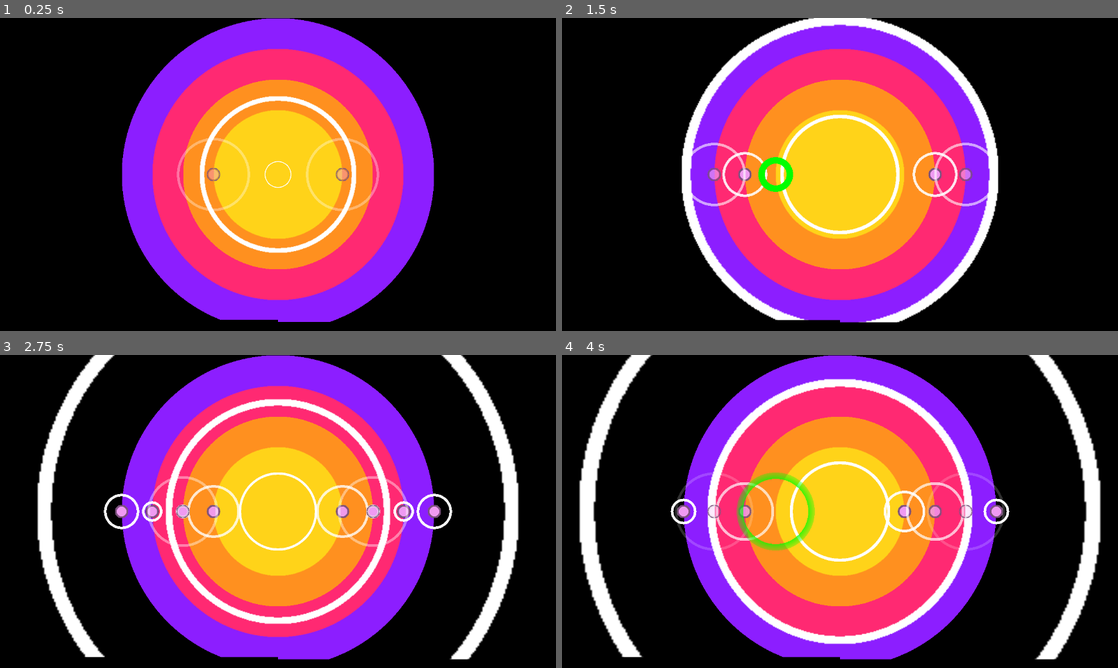
Above: before the commit, frames 1-4 (two rows, left to right).
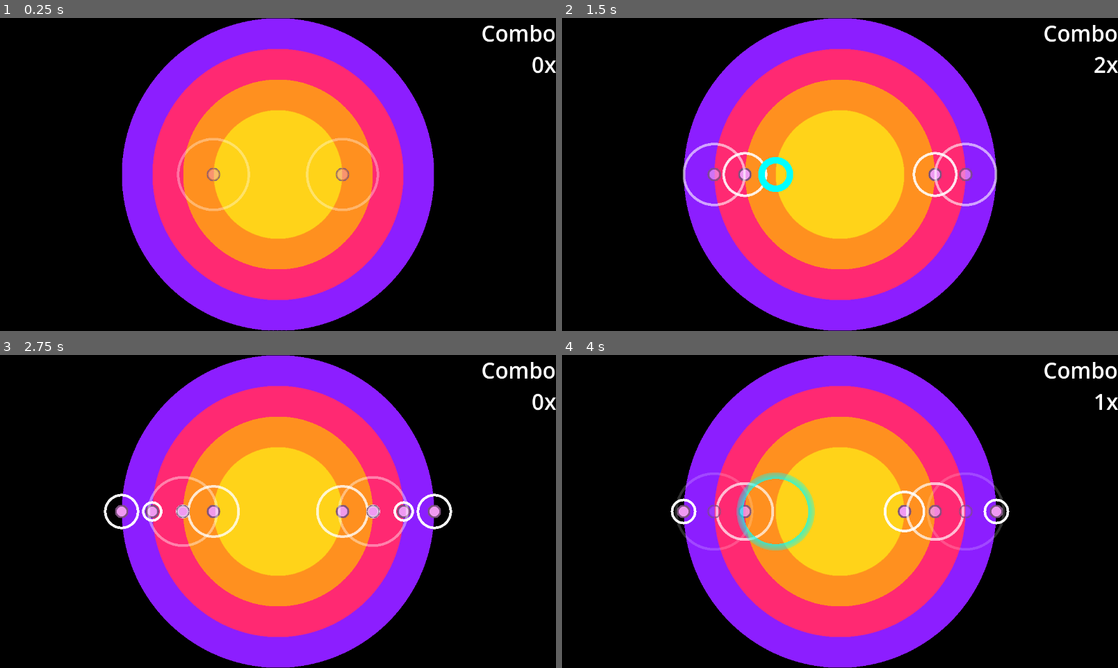
Above: after the commit, the same moments.

Repository: wispykey/epicenter
Game: Godot game, scene res://Main.tscn
Same seed, same stepped clock (60 frames per second), same inputs: the game is played once before the commit and once after it. Sound files missing from this copy of the repository are replaced by a short silence.
Inputs:
- Up to frame 1 (0.25 s): no input
- Up to frame 2 (1.5 s): hold J (hit_ring1_right) 0.53-1.28 s; hold F (hit_ring1_left) from 1.28 s (still down)
- Up to frame 3 (2.75 s): release F (hit_ring1_left) at 2.03 s; hold J (hit_ring1_right) from 2.03 s (still down)
- Up to frame 4 (4 s): tap Enter at 3.5 s; release J (hit_ring1_right) at 3.53 s; hold F (hit_ring1_left) from 3.53 s (still down)

The runs differ from the first frame. In frame 1, 2.4% of the frame differs, in the area x 35-100%, y 2-100%; in frame 2, 7.2%; in frame 3, 10%; in frame 4, 13%, in the area x 3-100%, y 0-100%.

Commit message:
Basic combo tracking; scale radar blip with combo

Diff:
--- a/Circles/beat_marker.gd
+++ b/Circles/beat_marker.gd
@@ -21,6 +21,7 @@
 
 
 func _on_timer_timeout():
+	Conductor.emit_beat_marker_missed()
 	queue_free()
 
 func update_shader_parameters(t: float):
--- a/Conductor/rhythm_notifier_extended.gd
+++ b/Conductor/rhythm_notifier_extended.gd
@@ -1,5 +1,8 @@
 @tool
 extends RhythmNotifier
+
+
+signal beat_marker_missed
 
 func play():
 	$AudioStreamPlayer.play()
@@ -39,3 +42,7 @@
 
 func get_audio_stream():
 	return $AudioStreamPlayer
+
+
+func emit_beat_marker_missed():
+	beat_marker_missed.emit()
--- a/Main.tscn
+++ b/Main.tscn
@@ -94,9 +94,11 @@
 position = Vector2(640, 360)
 texture = SubResource("GradientTexture2D_3dxm6")
 
-[node name="InnerBeatIndicators" type="Node" parent="."]
-
-[node name="OuterBeatIndicators" type="Node" parent="."]
+[node name="InnerBeatIndicators" type="Node2D" parent="."]
+visible = false
+
+[node name="OuterBeatIndicators" type="Node2D" parent="."]
+visible = false
 
 [node name="PlayerController" parent="." instance=ExtResource("4_cm0pq")]
 
@@ -211,3 +213,13 @@
 anchor_bottom = 1.0
 grow_vertical = 0
 script = ExtResource("3_r0du0")
+
+[node name="ComboLabel" type="Label" parent="."]
+anchors_preset = 1
+anchor_left = 1.0
+anchor_right = 1.0
+offset_left = -40.0
+offset_bottom = 69.0
+grow_horizontal = 0
+theme_override_font_sizes/font_size = 50
+horizontal_alignment = 2
--- a/main.gd
+++ b/main.gd
@@ -15,8 +15,8 @@
 # Increase above 1.0 to have correct timing align with a larger indicator ring state
 # Maybe should be a constant instead of multiplier?
 const BEAT_MARKER_TIMING_CALIBRATION_MULTIPLIER: float = 1.05
-const BLIP_VFX_MISS_COLOR = Color(0.0, 1.0, 1.0, 1.0)
-const BLIP_VFX_GOOD_COLOR = Color(0.0, 1.0, 0.0, 1.0)
+const BLIP_VFX_MISS_COLOR = Color(1.0, 0.0, 0.5, 1.0)
+const BLIP_VFX_GOOD_COLOR = Color(0.0, 1.0, 1.0, 1.0)
 
 var measure_time_elapsed: float = 0
 
@@ -25,7 +25,12 @@
 const FIRST_RING_DIAMETER = 297
 const FIRST_RING_X = FIRST_RING_DIAMETER / 2.0
 
-const BLIP_VFX_OFFSET = Vector2(-100, -100)
+const RADAR_BLIP_BASE_SIZE = Vector2(200, 200)
+const RADAR_BLIP_SIZE_INCREASE_PER_COMBO = Vector2(2, 2)
+# const BLIP_VFX_OFFSET = Vector2(-100, -100)
+
+
+var current_combo: int = 0
 
 const RIGHT_MARKER_QUARTER_NOTE_POSITIONS = [
 	Vector2(CENTER.x + FIRST_RING_X, CENTER.y),
@@ -81,10 +86,13 @@
 			# Shift from 1-index to 0-index
 			var ring_index = int(which_ring[-1]) - 1
 
+			var radar_blip_size = RADAR_BLIP_BASE_SIZE + RADAR_BLIP_SIZE_INCREASE_PER_COMBO * current_combo
+			var radar_blip_position_offset = radar_blip_size / 2
+
 			if "left" in input:
-				radar_blip.position = LEFT_MARKER_QUARTER_NOTE_POSITIONS[ring_index] + BLIP_VFX_OFFSET
+				radar_blip.position = LEFT_MARKER_QUARTER_NOTE_POSITIONS[ring_index] - radar_blip_position_offset
 			else:
-				radar_blip.position = RIGHT_MARKER_QUARTER_NOTE_POSITIONS[ring_index] + BLIP_VFX_OFFSET
+				radar_blip.position = RIGHT_MARKER_QUARTER_NOTE_POSITIONS[ring_index] - radar_blip_position_offset
 
 
 
@@ -93,13 +101,19 @@
 				# marker_area_to_remove.owner.queue_free()
 				marker_areas[0].owner.queue_free()
 				radar_blip.modulate = BLIP_VFX_GOOD_COLOR
+				current_combo += 1
+				print(current_combo)
 			else:
 				radar_blip.modulate = BLIP_VFX_MISS_COLOR
-
+				current_combo = 0
+
+			radar_blip.size = radar_blip_size
 			add_child(radar_blip)
 
 
 func _ready() -> void:
+	Conductor.beat_marker_missed.connect(_on_beat_marker_missed)
+
 	Conductor.beats(0.0625).connect(_on_sixteenth_notes_update_time_elapsed)
 	Conductor.beats(4).connect(_on_downbeat_reset_time_elapsed)
 	Conductor.beats(4).connect(_on_third_beat_spawn_next_indicator)
@@ -115,6 +129,7 @@
 
 func _process(_delta: float) -> void:
 	update_indicators()
+	update_UI()
 
 func _physics_process(_delta: float) -> void:
 	update_debug_info()
@@ -126,6 +141,10 @@
 	Conductor.beats(4, true, 2).connect(_on_third_beat_pulse_ring3)
 	Conductor.beats(4, true, 3).connect(_on_fourth_beat_pulse_ring4)
 
+
+
+func update_UI():
+	$ComboLabel.text = "Combo\n%sx" % str(current_combo)
 
 func update_debug_info():
 	$PositionLabel.text = "_position: %.3f" % Conductor._position
@@ -265,3 +284,6 @@
 				var marker = beat_marker_scene.instantiate()
 				marker.position = LEFT_MARKER_QUARTER_NOTE_POSITIONS[marker_timing - 1]
 				$BeatMarkers.add_child(marker)
+
+func _on_beat_marker_missed():
+	current_combo = 0
--- a/song_visualizer.gd
+++ b/song_visualizer.gd
@@ -6,8 +6,9 @@
 var spectrum_instance
 
 const NUM_BARS: int = 64
-const MAX_FREQUENCY: float = 1000.0
-const MIN_Y_HEIGHT: float = 5.0
+const MAX_FREQUENCY: float = 10000.0
+const MIN_Y_HEIGHT: float = 0.1
+const BAR_SPACING_RATIO: float = 0.8
 var bars = []
 
 var gradient: Gradient
@@ -24,9 +25,9 @@
 
 func create_color_gradient():
 	gradient = Gradient.new()
-	gradient.add_point(0.0, Color(0.2, 1.0, 0.8))
-	gradient.add_point(0.5, Color(0.6, 0.2, 1.0))
-	gradient.add_point(1.0, Color(1.0, 0.2, 0.2))
+	gradient.add_point(0.0, Color(0.2, 1.0, 0.8, 0.5))
+	gradient.add_point(0.5, Color(0.6, 0.2, 1.0, 0.5))
+	gradient.add_point(1.0, Color(1.0, 0.2, 0.2, 0.5))
 
 
 func create_bars():
@@ -34,7 +35,7 @@
 	for i in range(NUM_BARS * 2):
 		var bar = ColorRect.new()
 		bar.color = Color(0.2, 0.8, 1.0)
-		bar.size = Vector2(bar_width, 50)
+		bar.size = Vector2(bar_width * BAR_SPACING_RATIO, 50)
 		bar.position = Vector2(i * bar_width, 0)
 		add_child(bar)
 		bars.append(bar)
@@ -49,8 +50,13 @@
 		var freq_start = (i * MAX_FREQUENCY) / NUM_BARS
 		var freq_end = ((i+1) * MAX_FREQUENCY) / NUM_BARS
 		var magnitude = spectrum_instance.get_magnitude_for_frequency_range(freq_start, freq_end).length()
-		bars[i].size.y = MIN_Y_HEIGHT + lerp(bars[i].size.y, magnitude * 1000 * 2, 0.2)
-		bars[NUM_BARS * 2 - i - 1].size.y = lerp(bars[i].size.y, magnitude * 1000 * 2, 0.2)
+
+		var bar_max_height = sqrt(magnitude) * 1000
+		print(magnitude)
+
+
+		bars[i].size.y = MIN_Y_HEIGHT + lerp(bars[i].size.y, bar_max_height, 0.2)
+		bars[NUM_BARS * 2 - i - 1].size.y = MIN_Y_HEIGHT + lerp(bars[i].size.y, bar_max_height, 0.2)
 
 		var intensity = (magnitude * 1000) / (max_freq_amp * 1000.0) if max_freq_amp > 0 else 0.0
 		intensity *= 1000
